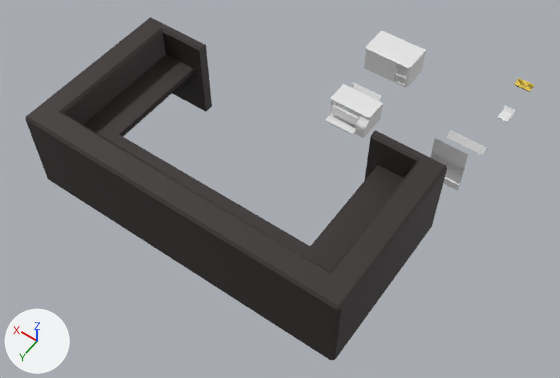
One commit to the FBX model Assets/Master/FBXs/faculty_office.fbx: the scene before it, then after it.
Rendered twice from a 50 mm camera at (-2.34, 4.65, 10.78) aimed at (2.65, -2.34, -0.19). The axes (+X, +Y, +Z) are drawn at lower left. The lights are the same throughout. The first picture is the older version. Where no turn or scale is listed for an object, it has been applied to the vertices.

The scene before the commit, as lines of its bpy script (objects in view):
```python
mat_material = principled_material('Material')
mat_material.base_color = (0.0344, 0.0263, 0.0254)  # dark grey #342d2c
me_cube_001 = bpy.data.meshes.new('Cube.001')
me_cube_001.from_pydata(...)  # 34 vertices, 29 faces; spans x 0.0..1.0, y -0.622..0.0, z 0.0..0.552
me_cube_001.materials.append(mat_uv_grid)  # its picture is missing
me_cube_002 = bpy.data.meshes.new('Cube.002')
me_cube_002.from_pydata(...)  # 164 vertices, 126 faces; spans x 0.0..0.869, y -0.908..0.0, z 0.0..0.411
me_cube_002.materials.append(mat_uv_grid)  # its picture is missing
me_plane_007 = bpy.data.meshes.new('Plane.007')
me_plane_007.from_pydata(...)  # 76 vertices, 63 faces; spans x 0.0..6.1, y -3.1..0.0, z 0.0..1.59
me_plane_007.materials.append(mat_material)  # dark grey #342d2c
ob_msh_airconditioner = bpy.data.objects.new('msh_AirConditioner', me_cube_001)
ob_msh_airconditioner.location = (2.0, -5.68, 0.0)
ob_msh_informationdesk = bpy.data.objects.new('msh_InformationDesk', me_plane_007)
ob_msh_informationdesk.location = (0.0, 0.0, 0.0)
ob_msh_printer = bpy.data.objects.new('msh_Printer', me_cube_002)
ob_msh_printer.location = (2.0, -4.0, 0.0)
# also in view: 'msh_Calendar' at (0.32, -4.02, 0.49)
```
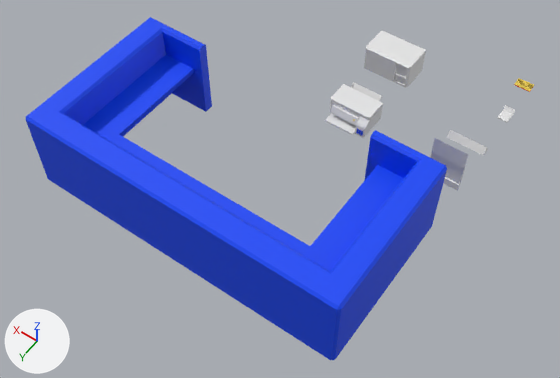
Boxes (x1, y1, x2, y2) around the edits, measured in the pictures (560 x 378 px):
'msh_InformationDesk', recoloured (dark grey to blue)
    both: (25, 17, 447, 360)

Edits to the bpy script that builds the scene:
```text
Change mat_material:
    mat_material.base_color: (0.0344, 0.0263, 0.0254) -> (0.0, 0.0623, 0.943)  # dark grey #342d2c -> blue #0047f9
```
